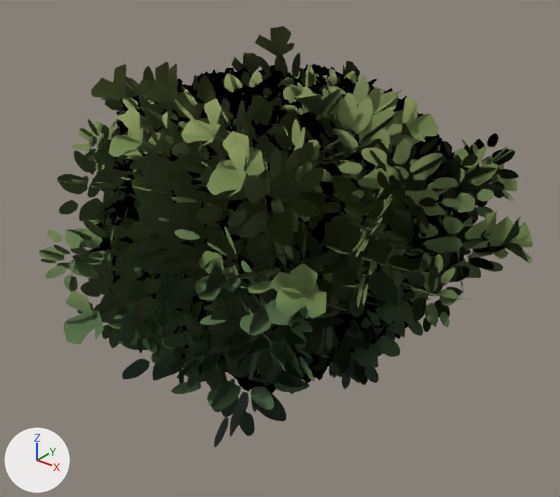
Renders of the glTF model apps/client/src/props/art-study/source-vegetation/shrub-open-flowering.glb from each side of a commit.
Camera for both pictures: a 50 mm lens placed at (1.312, -1.644, 1.605), pointed at (0.002, -0.005, 0.589). Arrows for +X, +Y and +Z are at lower left; the lights stay in place. The first picture is the older version. Where no turn or scale is listed for an object, it has been applied to the vertices. Vertices at exactly the same position are counted once.

The first picture shows 'shrub-open-flowering runtime mesh'.
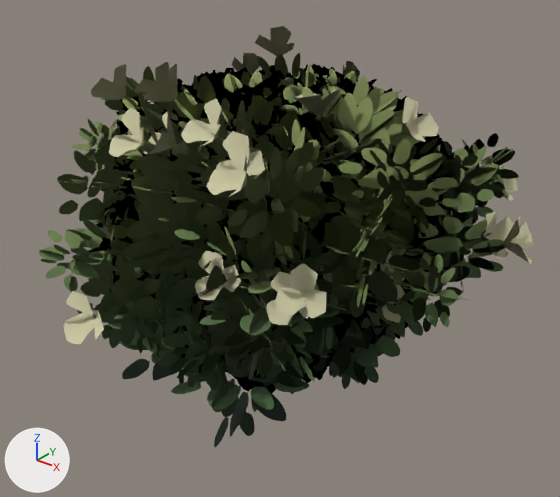
The change in detail:
me_tree_001 has 2304 vertices, 1368 faces and spans x -0.701..0.752, y -0.752..0.739, z -0.178..1.022.
me_tree_001 is used by ob_shrub_open_flowering_runtime_mesh; location (-0.026, 0.006, 0.178).
me_tree_001 part 1: 300 faces centred in x -0.534..0.706, y -0.688..0.589, z 0.492..0.972 are repainted in the vertex colours; the middle colour goes from green #72854d to beige #c9c5a2.
me_tree_001 part 2: 168 faces centred in x -0.43..0.472, y -0.72..0.67, z 0.208..0.508 are repainted in the vertex colours; the middle colour goes from dark green #526b43 to beige #c9c5a2.

Location of each change, [x1, y1, x2, y2] in pixels of the pictures (560 x 497 px):
part 1 of me_tree_001, recoloured: [73, 26, 533, 318] in both
part 2 of me_tree_001, recoloured: [64, 223, 408, 344] in both
